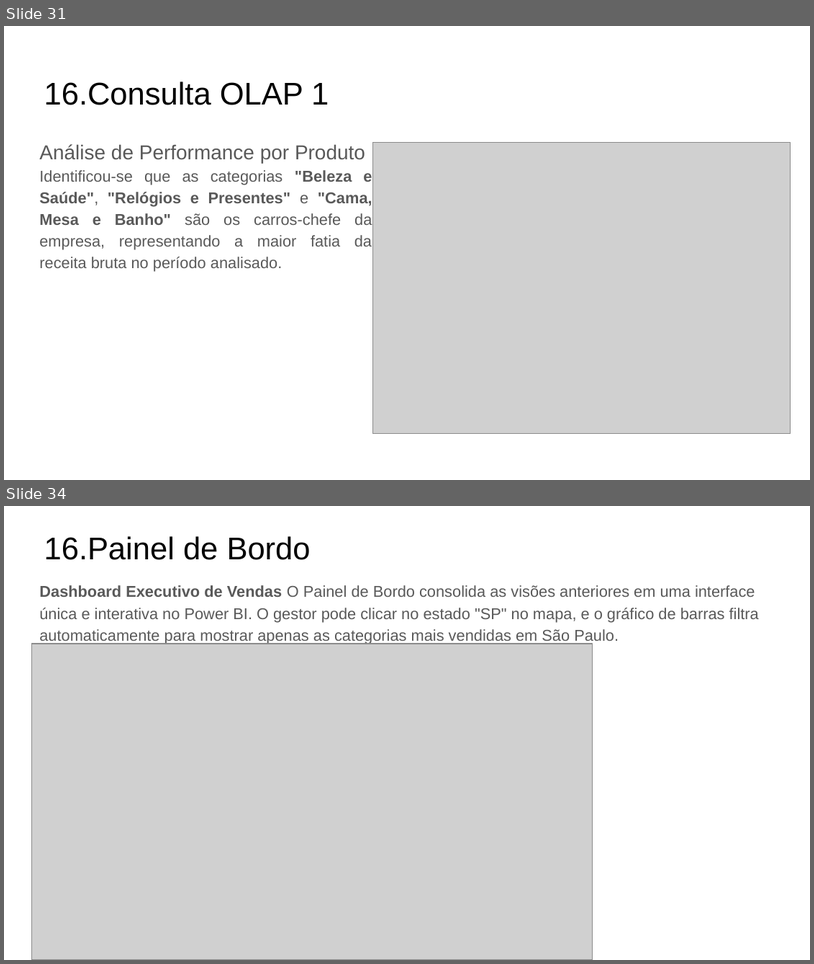
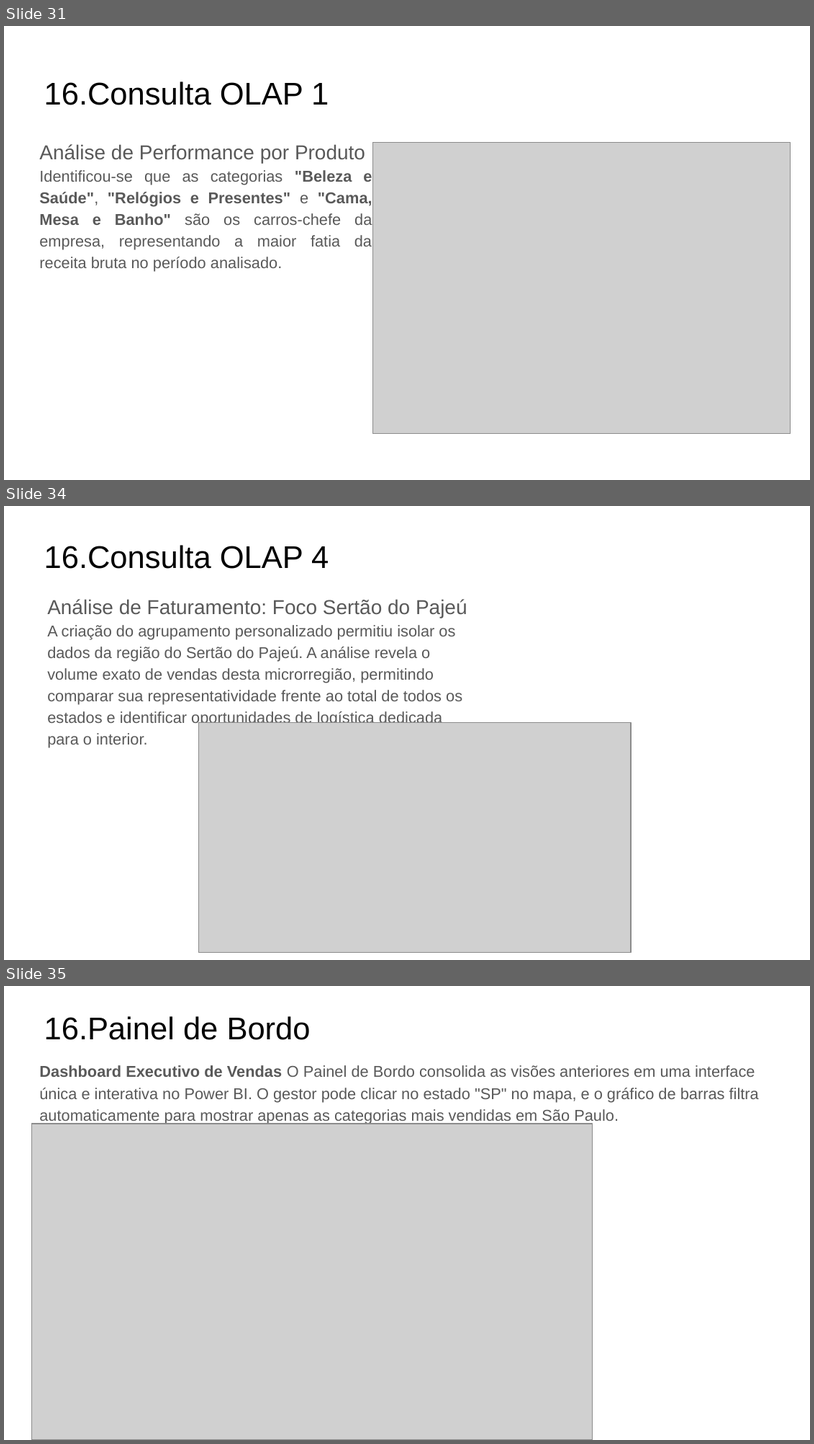
Before and after one commit to ytalocristian/data-mart-olist, a slide deck: Docs/Apresentação.pptx. Shown one above the other, each under a label of ours: slides 31 and 34 before the commit, slides 31, 34 and 35 after it; the slides between them are not shown. The pictures are 814x964 and 814x1444 pixels, drawn with LibreOffice and Linux fonts; fonts in the diff are those of the drawing; grey boxes stand for pictures. Boxes give left, top, right and bottom in pixels: in the first picture for what was removed or moved away, otherwise in the second. Text is boxed around its words. In the diff, an @@ line names an element or a change of style, - is before the commit and + after.

Commit message:
Adicionado faturamento na região do Pajeú

```diff
--- a/Docs/Apresentação.pptx
+++ b/Docs/Apresentação.pptx
@@ slide 34 added at bbox=[4, 506, 810, 960], background #FFFFFF @@
@@ title added at bbox=[44, 545, 329, 569], 28 pt, text #000000 @@
+16. Consulta OLAP 4
@@ text added at bbox=[47, 599, 468, 748], 14 pt, text #595959 @@
+Análise de Faturamento: Foco Sertão do Pajeú
+A criação do agrupamento personalizado permitiu isolar os dados da região do Sertão do Pajeú. A análise revela o volume exato de vendas desta microrregião, permitindo comparar sua representatividade frente ao total de todos os estados e identificar oportunidades de logística dedicada para o interior.
@@ picture added at bbox=[198, 722, 630, 952] @@
@@ what was slide 34 is now slide 35 @@
```
Also in this commit, not shown: 2 slides changed, 2 other files.
